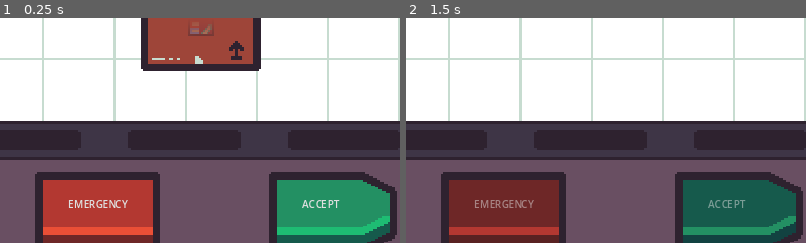
Above: before the commit, frames 1-2 (left to right).
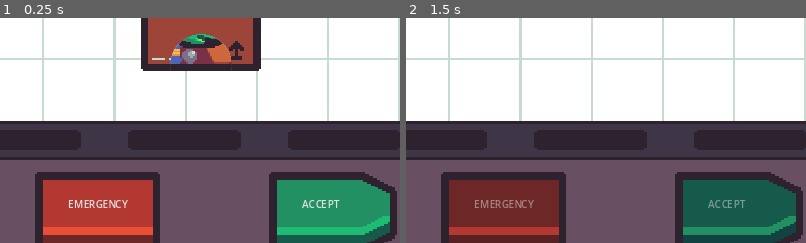
Above: after the commit, the same moments.

Repository: FixelDev/inside-out-inc
Game: Godot game, scene res://scenes/game/game.tscn
The game is run twice, just before and just after one commit, with the same random seed, the same clock (stepped at 60 frames per second) and the same inputs.
Inputs (mouse positions are % of the whole screen's width and height, from its top left):
- Up to frame 1 (0.25 s): no input
- Up to frame 2 (1.5 s): click "ACCEPT" at 0.5 s; tap Enter at 1.25 s; move the mouse to (72, 45) at 1.27 s
The pictures show only the part of the screen within x 25-75%, y 40-90%; the shares and areas given below are measured in that part.

The runs differ from the first frame. In frame 1, 1.7% of the frame differs, in the area x 42-58%, y 3-24%; in frame 2, nothing differs.

Commit message:
New graphics for packages and aliens, improved xray graphics

Diff:
--- a/day/day1.tres
+++ b/day/day0.tres
@@ -1,10 +1,10 @@
-[gd_resource type="Resource" script_class="Day" load_steps=2 format=3 uid="uid://c83cqmqx7tjty"]
+[gd_resource type="Resource" script_class="Day" load_steps=2 format=3 uid="uid://c3ethutb8csw"]
 
-[ext_resource type="Script" path="res://day/day.gd" id="1_2bod3"]
+[ext_resource type="Script" path="res://day/day.gd" id="1_7ig46"]
 
 [resource]
-script = ExtResource("1_2bod3")
-number = 1
+script = ExtResource("1_7ig46")
+number = 0
 packages_amount = 3
 strikes_amount = 3
 normal_time_left = 10.0
@@ -14,10 +14,10 @@
 "normal_package": 0.0
 }
 evil_package_odds = {
-"alien_in_package": 0.0,
+"alien_in_package": 1.0,
 "alien_package": 0.0,
 "alien_parts_in_package": 0.0,
-"alien_parts_in_package_timer": 1.0
+"alien_parts_in_package_timer": 0.0
 }
 alien_parts_difficulty_odds = {
 "alien_parts_easy": 0.0,
--- a/entities/aliens/alien.gd
+++ b/entities/aliens/alien.gd
@@ -1,5 +1,8 @@
 class_name Alien extends Sprite2D
 
+@export var min_scale: float
+@export var max_scale: float
 
 func _ready() -> void:
-	pass
+	var random_scale: float = randf_range(min_scale, max_scale)
+	scale = Vector2(random_scale, random_scale)
--- a/entities/aliens/alien.tscn
+++ b/entities/aliens/alien.tscn
@@ -5,5 +5,8 @@
 [node name="Alien" type="Sprite2D"]
 light_mask = 2
 visibility_layer = 2
+z_index = 1
 region_rect = Rect2(0, 16, 16, 16)
 script = ExtResource("1_0n3s4")
+min_scale = 2.0
+max_scale = 4.0
--- a/entities/aliens/alien1/alien_1.tscn
+++ b/entities/aliens/alien1/alien_1.tscn
@@ -5,3 +5,5 @@
 
 [node name="Alien1" instance=ExtResource("1_e6rra")]
 texture = ExtResource("2_sg2ka")
+min_scale = 0.5
+max_scale = 1.0
--- a/entities/aliens/parts/alien_eye/alien_eye.tscn
+++ b/entities/aliens/parts/alien_eye/alien_eye.tscn
@@ -6,3 +6,5 @@
 [node name="AlienEye" instance=ExtResource("1_r1igf")]
 scale = Vector2(0.3, 0.3)
 texture = ExtResource("2_rf3y6")
+min_scale = 0.2
+max_scale = 0.4
--- a/entities/aliens/parts/alien_part.tscn
+++ b/entities/aliens/parts/alien_part.tscn
@@ -5,4 +5,5 @@
 [node name="AlienPart" type="Sprite2D"]
 light_mask = 2
 visibility_layer = 2
+z_index = 1
 script = ExtResource("1_x42up")
--- a/entities/packages/alien_package/alien_package_1.tscn
+++ b/entities/packages/alien_package/alien_package_1.tscn
@@ -5,10 +5,8 @@
 [ext_resource type="Texture2D" uid="uid://bfuqn1pa271j6" path="res://entities/aliens/alien1/graphics/alien1.png" id="3_8lxyy"]
 
 [node name="AlienPackage" instance=ExtResource("1_8500i")]
-scale = Vector2(12, 12)
+scale = Vector2(5, 5)
 x_ray_sprites = Array[Texture2D]([ExtResource("2_aw60n")])
-window_mask = null
 
 [node name="NormalSprite" parent="." index="0"]
-unique_name_in_owner = false
 texture = ExtResource("3_8lxyy")
--- a/entities/packages/package.gd
+++ b/entities/packages/package.gd
@@ -71,8 +71,8 @@
 
 
 func set_random_xray_sprite() -> void:
-	if package_type != Globals.ALIEN_IN_PACKAGE:
-		%XRaySprite.texture = x_ray_sprites.pick_random()
+	#if package_type != Globals.ALIEN_IN_PACKAGE:
+	%XRaySprite.texture = x_ray_sprites.pick_random()
 
 
 func is_evil() -> bool:
--- a/entities/packages/package.tscn
+++ b/entities/packages/package.tscn
@@ -14,6 +14,7 @@
 unique_name_in_owner = true
 light_mask = 2
 visibility_layer = 2
+z_index = 1
 
 [node name="AlienPartsHolder" type="Node2D" parent="."]
 unique_name_in_owner = true
--- a/entities/xray/graphics/xray.svg
+++ b/entities/xray/graphics/xray.svg
@@ -2,9 +2,9 @@
 <!-- Created with Inkscape (http://www.inkscape.org/) -->
 
 <svg
-   width="250"
-   height="250"
-   viewBox="0 0 66.145833 66.145834"
+   width="217.53094"
+   height="217.53094"
+   viewBox="0 0 57.555062 57.555063"
    version="1.1"
    id="svg5"
    inkscape:version="1.3.2 (091e20e, 2023-11-25, custom)"
@@ -30,9 +30,9 @@
      fit-margin-bottom="0"
      inkscape:showpageshadow="false"
      inkscape:deskcolor="#d1d1d1"
-     inkscape:zoom="2.556633"
-     inkscape:cx="74.903202"
-     inkscape:cy="197.72098"
+     inkscape:zoom="2.6044007"
+     inkscape:cx="107.70232"
+     inkscape:cy="166.44904"
      inkscape:window-width="2560"
      inkscape:window-height="1377"
      inkscape:window-x="1912"
@@ -42,47 +42,45 @@
   <defs
      id="defs2">
     <linearGradient
-       id="linearGradient6"
+       id="linearGradient2"
        inkscape:collect="always">
       <stop
-         style="stop-color:#fdfdfd;stop-opacity:1;"
+         style="stop-color:#ffffff;stop-opacity:1;"
          offset="0"
-         id="stop6" />
+         id="stop2" />
       <stop
-         style="stop-color:#fdcbb0;stop-opacity:0;"
+         style="stop-color:#ffffff;stop-opacity:0;"
          offset="1"
-         id="stop7" />
+         id="stop3" />
     </linearGradient>
     <radialGradient
        inkscape:collect="always"
-       xlink:href="#linearGradient6"
-       id="radialGradient7"
+       xlink:href="#linearGradient2"
+       id="radialGradient3"
        cx="33.072918"
        cy="33.072918"
        fx="33.072918"
        fy="33.072918"
-       r="39.480595"
+       r="28.777531"
        gradientUnits="userSpaceOnUse"
-       gradientTransform="matrix(0.78265399,0,0,0.78265399,7.1882668,7.1882669)" />
+       gradientTransform="matrix(1.1492618,0,0,1.1492618,-4.9365218,-4.9365247)" />
   </defs>
-  <g
-     inkscape:label="Canvas"
-     inkscape:groupmode="layer"
-     id="layer1"
-     transform="translate(32.716446,24.056211)"
-     sodipodi:insensitive="true" />
   <g
      inkscape:groupmode="layer"
      id="layer2"
-     inkscape:label="Contents">
+     inkscape:label="Contents"
+     transform="translate(-4.2953873,-4.2953872)">
     <circle
-       style="fill:url(#radialGradient7);fill-rule:evenodd;stroke:#000000;stroke-width:17.1619;stroke-linecap:round;paint-order:stroke fill markers;fill-opacity:1;stroke-opacity:0"
+       style="fill:url(#radialGradient3);fill-opacity:1;fill-rule:evenodd;stroke-width:27.5463;stroke-linecap:round;paint-order:stroke fill markers"
+       id="circle1"
+       cx="33.072918"
+       cy="33.072918"
+       r="28.777531" />
+    <circle
+       style="fill:#ffffff;fill-rule:evenodd;stroke-width:15.6504;stroke-linecap:round;paint-order:stroke fill markers"
        id="path1"
        cx="33.072918"
        cy="33.072918"
-       r="30.899645"
-       inkscape:export-filename="xray.png"
-       inkscape:export-xdpi="96"
-       inkscape:export-ydpi="96" />
+       r="16.349972" />
   </g>
 </svg>
--- a/globals/day_manager/day_manager.tscn
+++ b/globals/day_manager/day_manager.tscn
@@ -1,9 +1,8 @@
-[gd_scene load_steps=4 format=3 uid="uid://kw172ydjrdqv"]
+[gd_scene load_steps=3 format=3 uid="uid://kw172ydjrdqv"]
 
 [ext_resource type="Script" path="res://globals/day_manager/day_manager.gd" id="1_uhfh6"]
-[ext_resource type="Resource" uid="uid://c83cqmqx7tjty" path="res://day/day1.tres" id="2_r16bc"]
-[ext_resource type="Resource" uid="uid://c2ght1wrtoe4d" path="res://day/day2.tres" id="3_cqlx2"]
+[ext_resource type="Resource" uid="uid://c3ethutb8csw" path="res://day/day0.tres" id="2_cyp3g"]
 
 [node name="DayManager" type="Node2D"]
 script = ExtResource("1_uhfh6")
-days = Array[Resource("res://day/day.gd")]([ExtResource("2_r16bc"), ExtResource("3_cqlx2")])
+days = Array[Resource("res://day/day.gd")]([ExtResource("2_cyp3g")])
--- a/scenes/game/game.tscn
+++ b/scenes/game/game.tscn
@@ -114,6 +114,21 @@
 [sub_resource type="StyleBoxFlat" id="StyleBoxFlat_n3ixk"]
 bg_color = Color(0.701961, 0.219608, 0.192157, 1)
 
+[sub_resource type="Animation" id="Animation_a5nyr"]
+length = 0.001
+tracks/0/type = "value"
+tracks/0/imported = false
+tracks/0/enabled = true
+tracks/0/path = NodePath(".:modulate")
+tracks/0/interp = 1
+tracks/0/loop_wrap = true
+tracks/0/keys = {
+"times": PackedFloat32Array(0),
+"transitions": PackedFloat32Array(1),
+"update": 0,
+"values": [Color(1, 1, 1, 0.329412)]
+}
+
 [sub_resource type="Animation" id="Animation_l25tp"]
 resource_name = "show"
 length = 0.8
@@ -129,21 +144,6 @@
 "transitions": PackedFloat32Array(1, 1, 1, 1),
 "update": 0,
 "values": [Color(1, 1, 1, 0.329412), Color(1, 1, 1, 0.329412), Color(1, 1, 1, 0.529412), Color(1, 1, 1, 0.529412)]
-}
-
-[sub_resource type="Animation" id="Animation_a5nyr"]
-length = 0.001
-tracks/0/type = "value"
-tracks/0/imported = false
-tracks/0/enabled = true
-tracks/0/path = NodePath(".:modulate")
-tracks/0/interp = 1
-tracks/0/loop_wrap = true
-tracks/0/keys = {
-"times": PackedFloat32Array(0),
-"transitions": PackedFloat32Array(1),
-"update": 0,
-"values": [Color(1, 1, 1, 0.329412)]
 }
 
 [sub_resource type="AnimationLibrary" id="AnimationLibrary_en8rw"]
@@ -763,6 +763,18 @@
 region_enabled = true
 region_rect = Rect2(-613, -277, 1145, 534)
 
+[node name="Window2" type="Sprite2D" parent="WallWindow"]
+light_mask = 2
+visibility_layer = 2
+z_index = 1
+texture_repeat = 2
+material = ExtResource("3_h6v4r")
+position = Vector2(644, 260)
+scale = Vector2(3.56, 3.56)
+texture = ExtResource("18_4apnj")
+region_enabled = true
+region_rect = Rect2(-613, -277, 1145, 534)
+
 [node name="PackagesSpawnPoint" type="Marker2D" parent="WallWindow"]
 position = Vector2(640, 292)
 
@@ -819,12 +831,11 @@
 stretch_mode = 1
 
 [node name="Xray" type="PointLight2D" parent="."]
-position = Vector2(554, 248)
+position = Vector2(827, 303)
 scale = Vector2(1.54688, 1.54688)
 energy = 0.0
 range_item_cull_mask = 2
 texture = ExtResource("17_u2lnh")
-texture_scale = 0.43
 script = ExtResource("5_yaqef")
 
 [node name="Timers" type="Node" parent="."]
Binary file added: entities/aliens/alien1/graphics/alien1.aseprite
Binary file changed: entities/aliens/alien1/graphics/alien1.png
Binary file added: entities/aliens/alien1/graphics/alien1_xray.aseprite
Binary file changed: entities/aliens/alien1/graphics/alien1_xray.png
Binary file changed: entities/aliens/parts/alien_eye/graphics/alien_eye.aseprite
Binary file changed: entities/aliens/parts/alien_eye/graphics/alien_eye.png
Binary file changed: entities/packages/box/graphics/box_xray2.aseprite
Binary file changed: entities/packages/box/graphics/box_xray2.png
Binary file added: entities/xray/graphics/xray.aseprite
Binary file changed: entities/xray/graphics/xray.png
